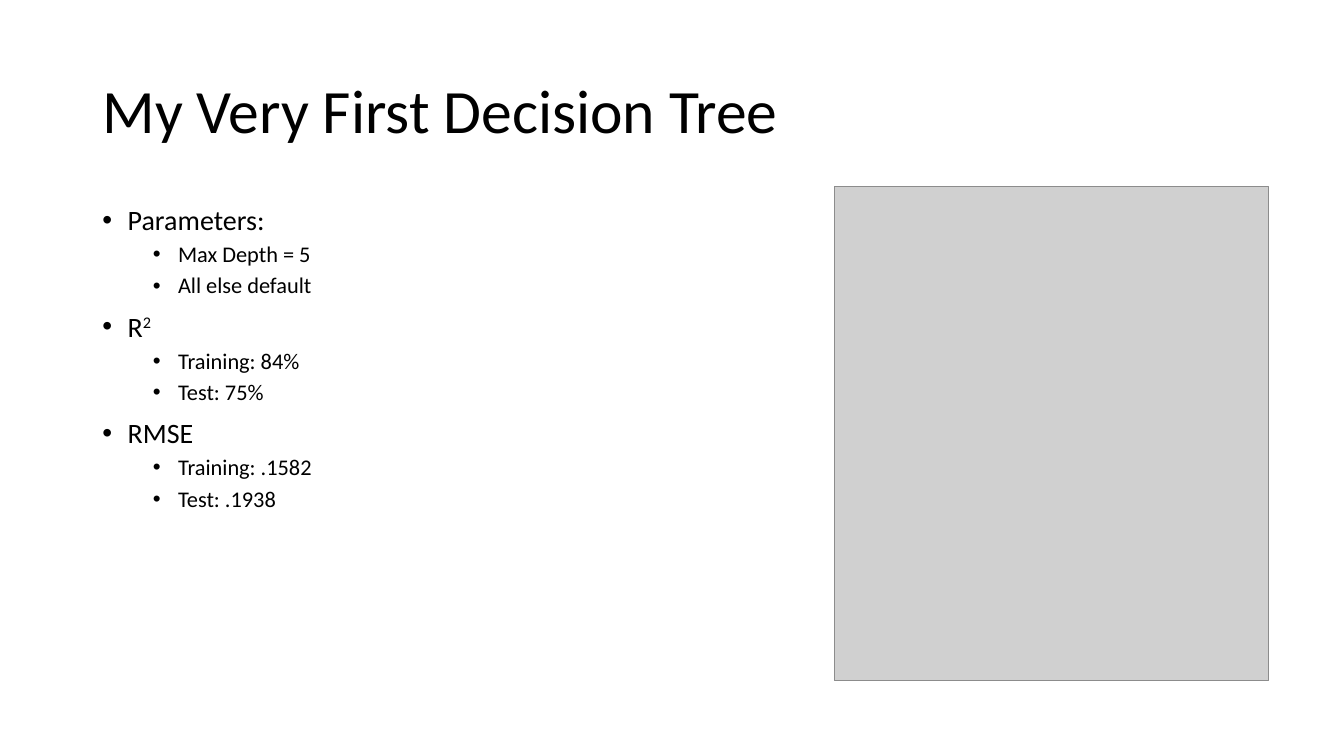
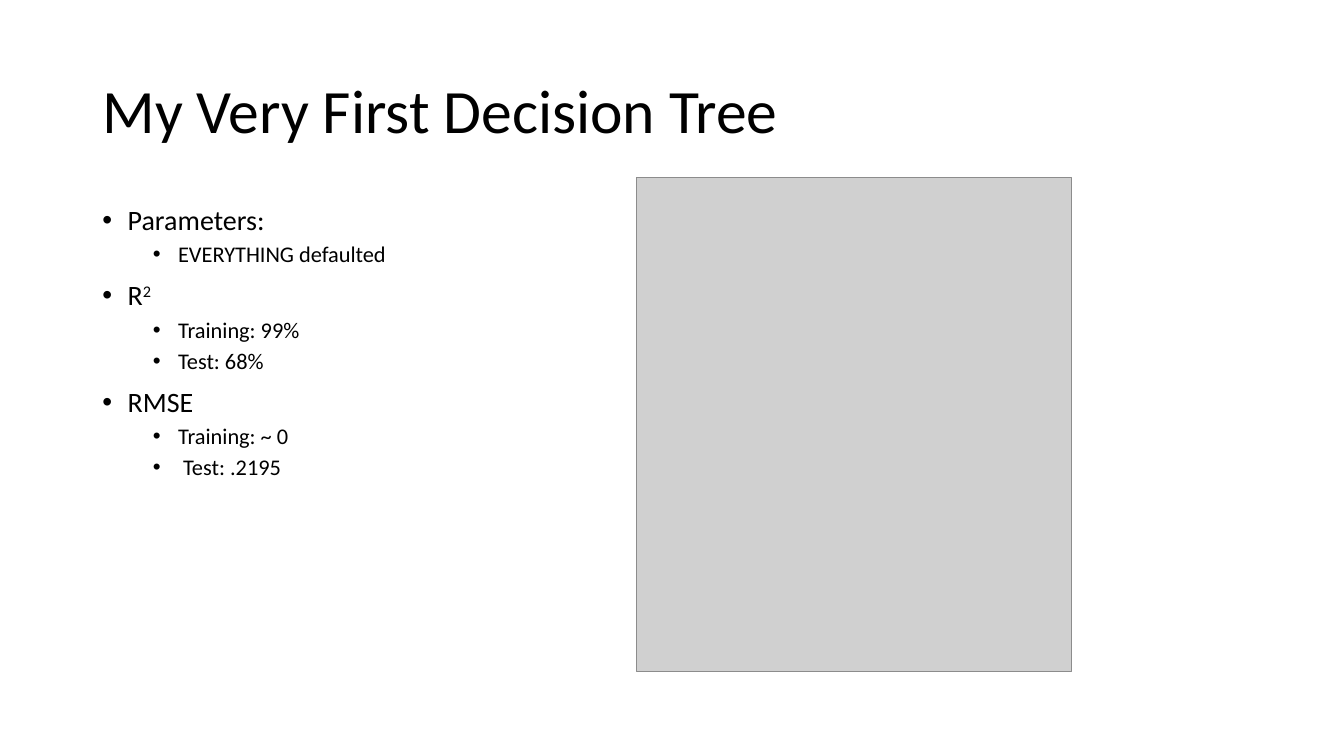
Before and after one commit to reflexiveprophecy/Kaggle_Predict_Ames_Iowa_Housing_Prices, a slide deck: slide 3 of Tree Based Models.pptx. Drawn at 1344x756 pixels with LibreOffice and Linux fonts; fonts in the diff are those of the drawing; grey boxes stand for pictures. Boxes give left, top, right and bottom in pixels: in the first picture for what was removed or moved away, otherwise in the second. Text is boxed around its words. In the diff, an @@ line names an element or a change of style, - is before the commit and + after.

Commit message:
update Tree ppt

```diff
--- a/Tree Based Models.pptx
+++ b/Tree Based Models.pptx
@@ picture: place and size @@
-picture at <box>835,187,1269,682</box>
+picture at <box>637,177,1072,673</box>
@@ text at <box>178,246,386,262</box>: text changed @@
-  • Max Depth = 5
-  • All else default
+  • EVERYTHING defaulted
@@ text at <box>178,322,300,369</box>: text changed @@
-  • Training: 84%
-  • Test: 75%
+  • Training: 99%
+  • Test: 68%
@@ text at <box>178,428,288,475</box>: text changed @@
-  • Training: .1582
-  • Test: .1938
+  • Training: ~ 0
+  • Test: .2195
```
Also in this commit, not shown: 6 other slides changed, 2 other files.
